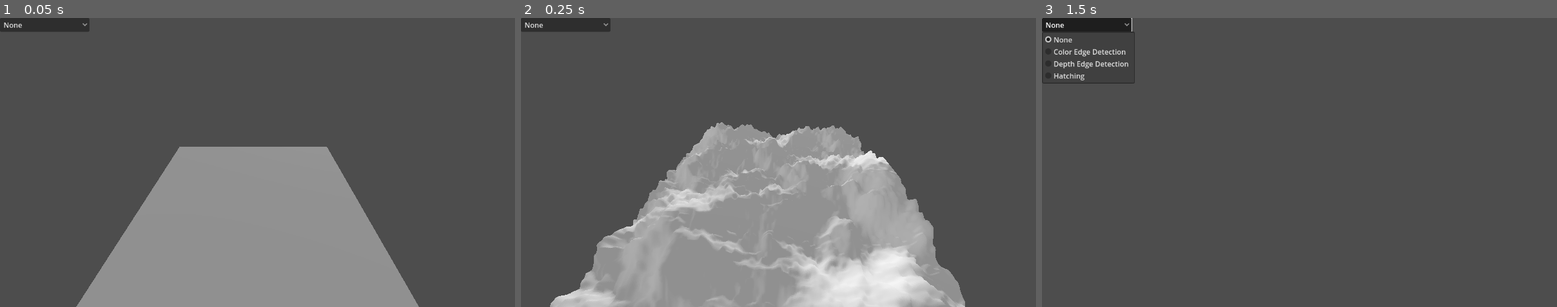
Above: before the commit, frames 1-3 (left to right).
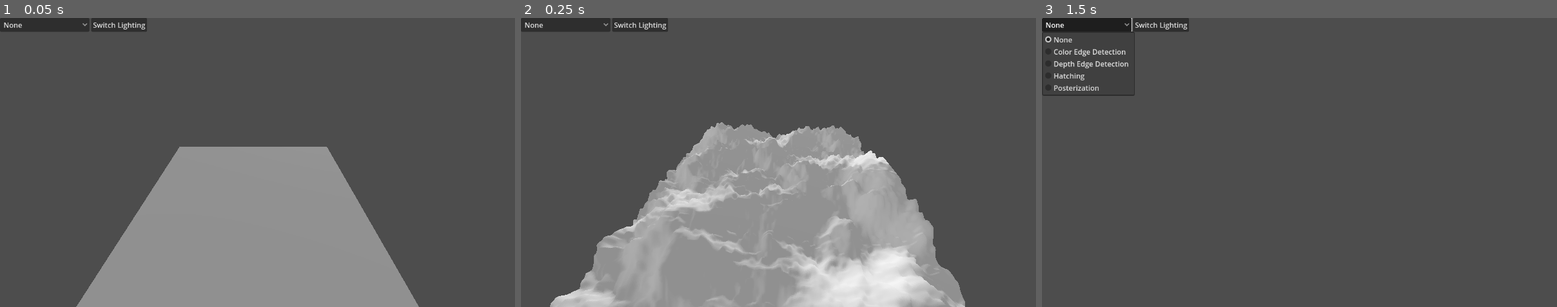
Above: after the commit, the same moments.

Repository: WickerBaskett/CS686-Homework1
Game: Godot game, scene res://scenes/mountain.tscn
Same seed, same stepped clock (60 frames per second), same inputs: the game is played once before the commit and once after it.
Inputs (mouse positions are in pixels of both pictures, inside the frame that each line leads up to):
- Up to frame 1 (0.05 s): no input
- Up to frame 2 (0.25 s): no input
- Up to frame 3 (1.5 s): click "None" at 0.5 s; tap Enter at 1.25 s; move the mouse to (1325, 162) at 1.27 s; hold W (move_forward) from 1.28 s (still down)

The runs differ from the first frame. In frame 1, 0.5% of the frame differs, in the area x 17-29%, y 0-5%; in frame 2, 0.5%; in frame 3, 0.6%, in the area x 0-29%, y 0-27%.

Commit message:
Added posterization effect and updated UI

Diff:
--- a/scenes/mountain.tscn
+++ b/scenes/mountain.tscn
@@ -9,6 +9,7 @@
 [ext_resource type="Shader" path="res://shaders/post_processing/edge_detection.gdshader" id="4_ywllq"]
 [ext_resource type="PackedScene" uid="uid://bh5bhrnhou1cn" path="res://scenes/noise_gen.tscn" id="5_jkxt7"]
 [ext_resource type="Texture2D" uid="uid://cjk683kkt4xqj" path="res://assets/hatching_stroke.png" id="6_qroo5"]
+[ext_resource type="Shader" path="res://shaders/post_processing/posterization.gdshader" id="8_b0cxn"]
 
 [sub_resource type="ViewportTexture" id="ViewportTexture_xcl6k"]
 viewport_path = NodePath("SubViewport")
@@ -31,6 +32,7 @@
 resource_local_to_scene = true
 render_priority = 0
 shader = ExtResource("3_80q1t")
+shader_parameter/color_mode = false
 
 [sub_resource type="QuadMesh" id="QuadMesh_afiol"]
 material = SubResource("ShaderMaterial_c8miw")
@@ -41,6 +43,7 @@
 [sub_resource type="ShaderMaterial" id="ShaderMaterial_a7qx5"]
 render_priority = 0
 shader = ExtResource("4_ywllq")
+shader_parameter/color_mode = false
 
 [sub_resource type="QuadMesh" id="QuadMesh_goclb"]
 material = SubResource("ShaderMaterial_a7qx5")
@@ -60,7 +63,30 @@
 flip_faces = true
 size = Vector2(2, 2)
 
+[sub_resource type="ShaderMaterial" id="ShaderMaterial_sctoh"]
+render_priority = 0
+shader = ExtResource("8_b0cxn")
+shader_parameter/num_tones = 8
+
+[sub_resource type="QuadMesh" id="QuadMesh_8hltt"]
+material = SubResource("ShaderMaterial_sctoh")
+custom_aabb = AABB(-500, -500, -500, 1000, 1000, 1000)
+flip_faces = true
+size = Vector2(2, 2)
+
 [sub_resource type="SphereShape3D" id="SphereShape3D_wadg8"]
+
+[sub_resource type="GDScript" id="GDScript_apko8"]
+script/source = "extends LineEdit
+
+func _ready() -> void:
+	pass # Replace with function body.
+
+
+# Called every frame. 'delta' is the elapsed time since the previous frame.
+func _process(delta: float) -> void:
+	pass
+"
 
 [node name="GameController" type="Node3D"]
 script = ExtResource("1_o1hmm")
@@ -91,15 +117,24 @@
 visible = false
 mesh = SubResource("QuadMesh_swnbj")
 
+[node name="Posterization" type="MeshInstance3D" parent="Camera3D"]
+unique_name_in_owner = true
+visible = false
+mesh = SubResource("QuadMesh_8hltt")
+
 [node name="RigidBody3D" type="RigidBody3D" parent="."]
 
 [node name="CollisionShape3D" type="CollisionShape3D" parent="RigidBody3D"]
 shape = SubResource("SphereShape3D_wadg8")
 
-[node name="DirectionalLight3D" type="DirectionalLight3D" parent="."]
-transform = Transform3D(0.622902, 0.7199, 0.306163, 0.666451, -0.693282, 0.274232, 0.409677, 0.0332224, -0.911625, 0, 7.03142, 0)
-
-[node name="OmniLight3D" parent="." instance=ExtResource("4_pt8eh")]
+[node name="Lighting" type="Node" parent="."]
+
+[node name="DirectionalLight3D" type="DirectionalLight3D" parent="Lighting"]
+unique_name_in_owner = true
+transform = Transform3D(0.622902, 0.719901, 0.306163, 0.666451, -0.693282, 0.274232, 0.409677, 0.0332228, -0.911625, 0, 7.03142, 0)
+
+[node name="OmniLight3D" parent="Lighting" instance=ExtResource("4_pt8eh")]
+unique_name_in_owner = true
 visible = false
 
 [node name="SubViewport" type="SubViewport" parent="."]
@@ -118,13 +153,13 @@
 anchor_right = 28.8
 anchor_bottom = 16.2
 offset_bottom = 2.0
-columns = 3
-
-[node name="OptionButton" type="OptionButton" parent="UI/GridContainer"]
+columns = 2
+
+[node name="SelectedEffect" type="OptionButton" parent="UI/GridContainer"]
 layout_mode = 2
 tooltip_text = "Select a Post-Processing Effect"
 selected = 0
-item_count = 4
+item_count = 5
 popup/item_0/text = "None"
 popup/item_1/text = "Color Edge Detection"
 popup/item_1/id = 1
@@ -132,5 +167,42 @@
 popup/item_2/id = 2
 popup/item_3/text = "Hatching"
 popup/item_3/id = 3
-
-[connection signal="item_selected" from="UI/GridContainer/OptionButton" to="." method="_on_option_button_item_selected"]
+popup/item_4/text = "Posterization"
+popup/item_4/id = 4
+
+[node name="SwitchLighting" type="Button" parent="UI/GridContainer"]
+layout_mode = 2
+text = "Switch Lighting"
+
+[node name="PosterizationSettings" type="HBoxContainer" parent="UI/GridContainer"]
+unique_name_in_owner = true
+visible = false
+layout_mode = 2
+
+[node name="SubtractTone" type="Button" parent="UI/GridContainer/PosterizationSettings"]
+layout_mode = 2
+text = "-"
+
+[node name="NumTones" type="LineEdit" parent="UI/GridContainer/PosterizationSettings"]
+unique_name_in_owner = true
+layout_mode = 2
+text = "8"
+placeholder_text = "Tones"
+script = SubResource("GDScript_apko8")
+
+[node name="AddTone" type="Button" parent="UI/GridContainer/PosterizationSettings"]
+layout_mode = 2
+text = "+"
+
+[node name="EdgeDetectionColors" type="CheckButton" parent="UI/GridContainer"]
+unique_name_in_owner = true
+visible = false
+layout_mode = 2
+text = "Toggle Color Palette"
+
+[connection signal="item_selected" from="UI/GridContainer/SelectedEffect" to="." method="_on_option_button_item_selected"]
+[connection signal="pressed" from="UI/GridContainer/SwitchLighting" to="." method="_on_switch_lighting_pressed"]
+[connection signal="pressed" from="UI/GridContainer/PosterizationSettings/SubtractTone" to="." method="_on_subtract_tone_pressed"]
+[connection signal="text_changed" from="UI/GridContainer/PosterizationSettings/NumTones" to="." method="_on_num_tones_text_changed"]
+[connection signal="pressed" from="UI/GridContainer/PosterizationSettings/AddTone" to="." method="_on_add_tone_pressed"]
+[connection signal="pressed" from="UI/GridContainer/EdgeDetectionColors" to="." method="_on_edge_detection_colors_pressed"]
--- a/scenes/post_processing_test.tscn
+++ b/scenes/post_processing_test.tscn
@@ -1,18 +1,15 @@
-[gd_scene load_steps=12 format=3 uid="uid://dtig42sxgmhd"]
+[gd_scene load_steps=11 format=3 uid="uid://dtig42sxgmhd"]
 
 [ext_resource type="Script" path="res://scripts/free_cam.gd" id="1_pcxqr"]
-[ext_resource type="Shader" path="res://shaders/post_processing/hatching.gdshader" id="2_1erct"]
-[ext_resource type="Texture2D" uid="uid://cjk683kkt4xqj" path="res://assets/hatching_stroke.png" id="3_cnw4v"]
+[ext_resource type="Shader" path="res://shaders/post_processing/posterization.gdshader" id="2_i1j6y"]
 
-[sub_resource type="ShaderMaterial" id="ShaderMaterial_nwde2"]
-resource_local_to_scene = true
+[sub_resource type="ShaderMaterial" id="ShaderMaterial_vwstu"]
 render_priority = 0
-shader = ExtResource("2_1erct")
-shader_parameter/num_tones = 4
-shader_parameter/hatching_stroke = ExtResource("3_cnw4v")
+shader = ExtResource("2_i1j6y")
+shader_parameter/num_tones = 3
 
 [sub_resource type="QuadMesh" id="QuadMesh_jkgj5"]
-material = SubResource("ShaderMaterial_nwde2")
+material = SubResource("ShaderMaterial_vwstu")
 flip_faces = true
 size = Vector2(2, 2)
 
--- a/scripts/free_cam.gd
+++ b/scripts/free_cam.gd
@@ -9,15 +9,16 @@
 	Input.mouse_mode = Input.MOUSE_MODE_CAPTURED
 
 func _process(delta: float) -> void:
-	# Get horizontal direction of movement and convert to local coords
-	var h_input_dir := Input.get_vector("move_left", "move_right", "move_forward", "move_back")
-	var h_dir := (transform.basis * Vector3(h_input_dir.x, 0, h_input_dir.y)).normalized()
+	if !paused:
+		# Get horizontal direction of movement and convert to local coords
+		var h_input_dir := Input.get_vector("move_left", "move_right", "move_forward", "move_back")
+		var h_dir := (transform.basis * Vector3(h_input_dir.x, 0, h_input_dir.y)).normalized()
 
-	# Gets vertical direction of movement, left in global coords
-	var v_direction := Input.get_axis("move_down", "move_up")
+		# Gets vertical direction of movement, left in global coords
+		var v_direction := Input.get_axis("move_down", "move_up")
 
-	# Adjust the position of the camera based on the input
-	transform.origin += (Vector3(0, v_direction, 0) + h_dir) * delta * move_speed
+		# Adjust the position of the camera based on the input
+		transform.origin += (Vector3(0, v_direction, 0) + h_dir) * delta * move_speed
 
 func _input(event: InputEvent) -> void:
 	# Handles looking around with the camera
--- a/scripts/game_controller.gd
+++ b/scripts/game_controller.gd
@@ -1,10 +1,67 @@
 extends Node3D
 
-@onready var effects: Array = [%ColorEdgeDetection, %DepthEdgeDetection, %Hatching]
-# Change Post-Processing Effect
+@onready var directional_light_3d: DirectionalLight3D = %DirectionalLight3D
+@onready var omni_light_3d: OmniLight3D = %OmniLight3D
+@onready var posterization_settings: HBoxContainer = %PosterizationSettings
+@onready var num_tones: LineEdit = %NumTones
+@onready var edge_detection_colors: CheckButton = %EdgeDetectionColors
+@onready var effects: Array = [%ColorEdgeDetection, %DepthEdgeDetection, %Hatching, %Posterization]
+
+var active_effect: MeshInstance3D
+var current_edge_detection_color: bool = false
+#################################
+# Change Post-Processing Effect #
+#################################
 func _on_option_button_item_selected(index: int) -> void:
 	for effect in effects:
 		effect.visible = false
+	posterization_settings.visible = false
+	edge_detection_colors.visible = false
+	current_edge_detection_color = false
 
 	if index > 0:
 		effects[index - 1].visible = true
+		active_effect = effects[index - 1]
+
+	# Turn on settings for the selected options
+	if index == 4: # Posterization Settings
+		posterization_settings.visible = true
+		for child in posterization_settings.get_children():
+			child.visible = true
+	elif index == 1 or index == 2: # Edge Detection Settings
+		edge_detection_colors.visible = true
+		edge_detection_colors.button_pressed = false
+
+###################
+# Change Lighting #
+###################
+func _on_switch_lighting_pressed() -> void:
+	directional_light_3d.visible = !directional_light_3d.visible
+	omni_light_3d.visible = !omni_light_3d.visible
+
+#########################################################################
+# Handles changing the number of tones used in the posterization effect #
+#########################################################################
+
+func _on_add_tone_pressed() -> void:
+	num_tones.text = str(int(num_tones.text) + 1)
+	effects[3].get_active_material(0).set_shader_parameter("num_tones", int(num_tones.text))
+
+func _on_subtract_tone_pressed() -> void:
+	if int(num_tones.text) != 0:
+		num_tones.text = str(int(num_tones.text) - 1)
+		effects[3].get_active_material(0).set_shader_parameter("num_tones", int(num_tones.text))
+
+func _on_num_tones_text_changed(new_text: String) -> void:
+	for char in new_text:
+		if char >= '0' and char <= '9':
+			effects[3].get_active_material(0).set_shader_parameter("num_tones", int(new_text))
+		else:
+			print("Only accepts integer Input")
+
+#######################################################
+# Change color palette used in edge detection shaders #
+#######################################################
+func _on_edge_detection_colors_pressed() -> void:
+	current_edge_detection_color = !current_edge_detection_color
+	active_effect.get_active_material(0).set_shader_parameter("color_mode", current_edge_detection_color)
--- a/shaders/post_processing/color_edge_detection.gdshader
+++ b/shaders/post_processing/color_edge_detection.gdshader
@@ -2,6 +2,7 @@
 render_mode unshaded;
 
 uniform sampler2D screen_tex: hint_screen_texture, repeat_disable, filter_nearest;
+uniform bool color_mode = false;
 
 // Definition of Sobel Operators
 const mat3 sv = mat3(vec3(-1, 0, 1),
@@ -39,7 +40,10 @@
 	else {
 		ALBEDO = texelFetch(screen_tex, ivec2(FRAGCOORD.xy), 0).xyz;
 	}
-	//ALBEDO = vec3(val);
+
+	if (color_mode) {
+		ALBEDO = vec3(val);
+	}
 }
 
 //void light() {
--- a/shaders/post_processing/edge_detection.gdshader
+++ b/shaders/post_processing/edge_detection.gdshader
@@ -4,6 +4,7 @@
 uniform sampler2D screen_tex: hint_screen_texture, repeat_disable, filter_nearest;
 uniform sampler2D depth_tex: hint_depth_texture, repeat_disable, filter_nearest;
 uniform sampler2D normal_tex: hint_normal_roughness_texture, repeat_disable, filter_nearest;
+uniform bool color_mode = false;
 
 // A value of 2 here creates an interesting effect, anything greater makes garbage
 const int offset = 1;
@@ -80,7 +81,10 @@
 	else {
 		ALBEDO = texelFetch(screen_tex, ivec2(FRAGCOORD.xy), 0).xyz;
 	}
-	//ALBEDO = vec3(d_val + n_val);
+
+	if (color_mode) {
+		ALBEDO = vec3(d_val + n_val);
+	}
 }
 
 //void light() {
--- a/shaders/post_processing/hatching.gdshader
+++ b/shaders/post_processing/hatching.gdshader
@@ -111,19 +111,15 @@
 	}
 	else if (adjusted < 1.5) {
 		float tone = min(tonal_map(UV, 64.0, 0.0, 0.5), tonal_map(UV, 32.0, 0.0, 0.5));
-
-
 		ALBEDO = vec3(tone);
 	}
 	else if (adjusted < 2.5) {
 		float tone = min(tonal_map(UV, 16.0, 0.0, 0.5), tonal_map(UV, 32.0, 0.0, 0.5));
-
 		ALBEDO = vec3(tone);
 	}
 	else {
 		ALBEDO = vec3(adjusted);
 	}
-	//ALBEDO = vec3(adjusted / (float(num_tones) - 1.0));
 }
 
 //void light() {
--- /dev/null
+++ b/shaders/post_processing/posterization.gdshader
@@ -0,0 +1,25 @@
+shader_type spatial;
+render_mode unshaded;
+
+uniform sampler2D screen_tex: hint_screen_texture, filter_nearest, repeat_disable;
+uniform int num_tones = 4;
+
+void vertex() {
+	POSITION = vec4(VERTEX.xy, 1.0, 1.0);
+}
+
+void fragment() {
+	vec3 color = texture(screen_tex, SCREEN_UV).xyz;
+
+	// Grayscale conversion
+	float luminence = ((color.r * 0.3) + (color.g * 0.59) + (color.b * 0.11)) * (float(num_tones));
+
+	float adjusted = floor(luminence);
+	ALBEDO = vec3(adjusted / (float(num_tones) - 1.0));
+}
+
+
+//void light() {
+	// Called for every pixel for every light affecting the material.
+	// Uncomment to replace the default light processing function with this one.
+//}
Not shown, added: export_presets.cfg
Not shown: 1 places in scenes/mountain.tscn that only renumber resources
